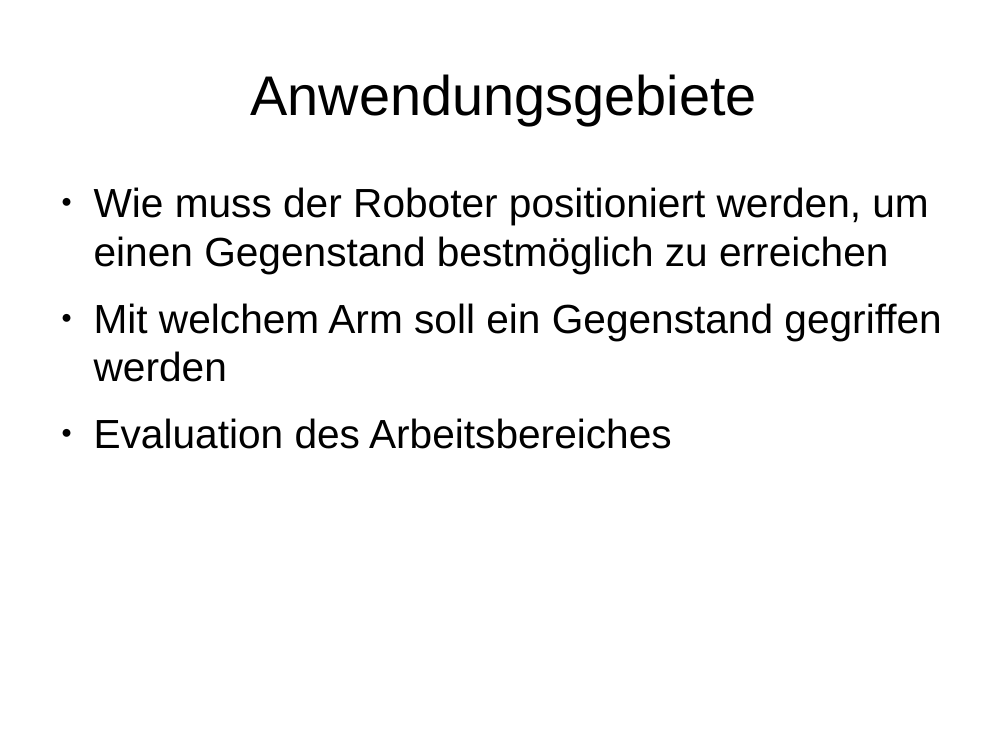
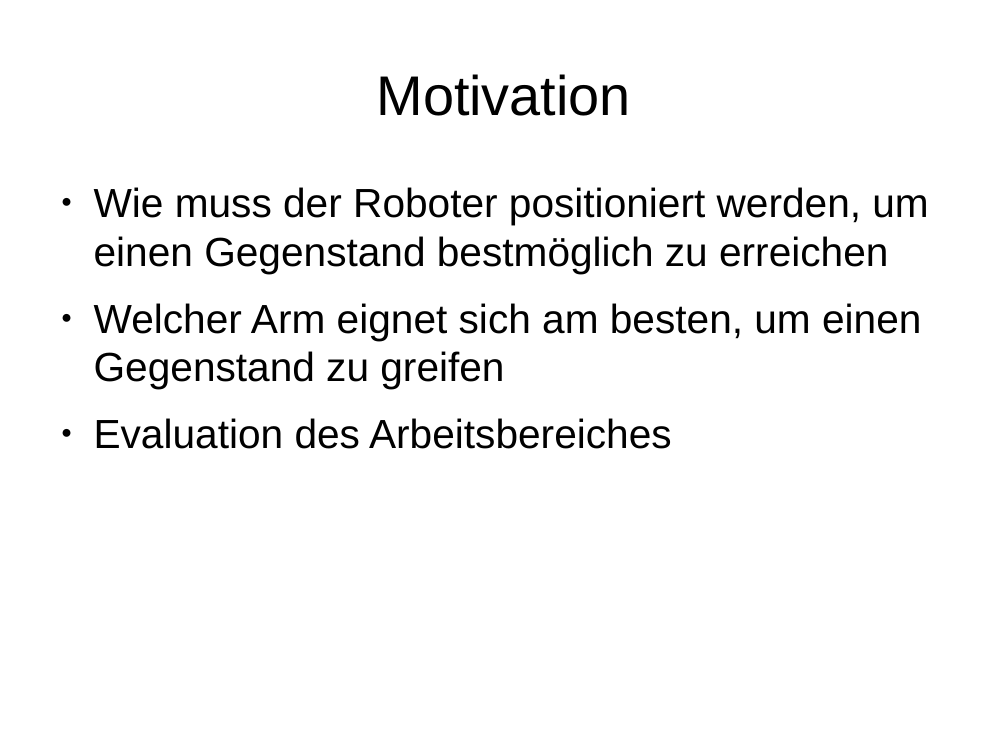
Before and after one commit to JochenKempfle/capability_map, a slide deck: slide 2 of Bachelorarbeit/Präsentation.odp (slide 3 before the commit). Drawn at 1008x756 pixels with LibreOffice and Linux fonts; fonts in the diff are those of the drawing. Boxes give left, top, right and bottom in pixels: in the first picture for what was removed or moved away, otherwise in the second. Text is boxed around its words. In the diff, an @@ line names an element or a change of style, - is before the commit and + after.

```diff
--- a/Bachelorarbeit/Präsentation.odp
+++ b/Bachelorarbeit/Präsentation.odp
@@ title at [376,74,630,116]: text changed @@
-Anwendungsgebiete
+Motivation
@@ text at [94,303,921,389]: text changed @@
-● Mit welchem Arm soll ein Gegenstand gegriffen werden
+● Welcher Arm eignet sich am besten, um einen Gegenstand zu greifen
```
Also in this commit, not shown: 10 other slides changed, 13 slides added, 16 slides removed.
